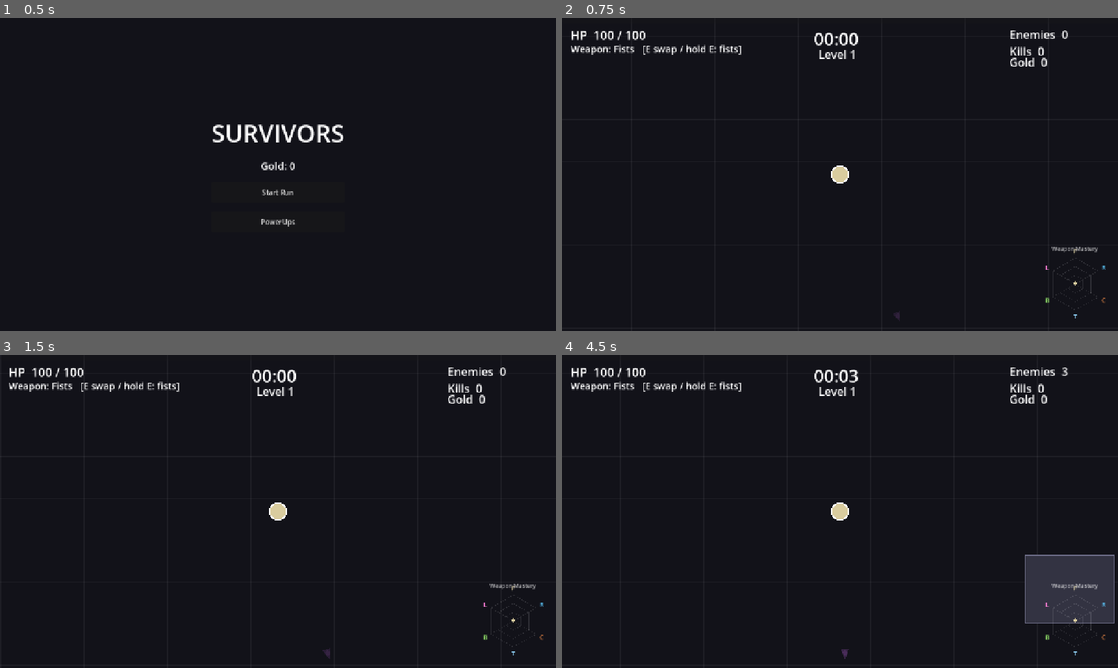
Above: before the commit, frames 1-4 (two rows, left to right).
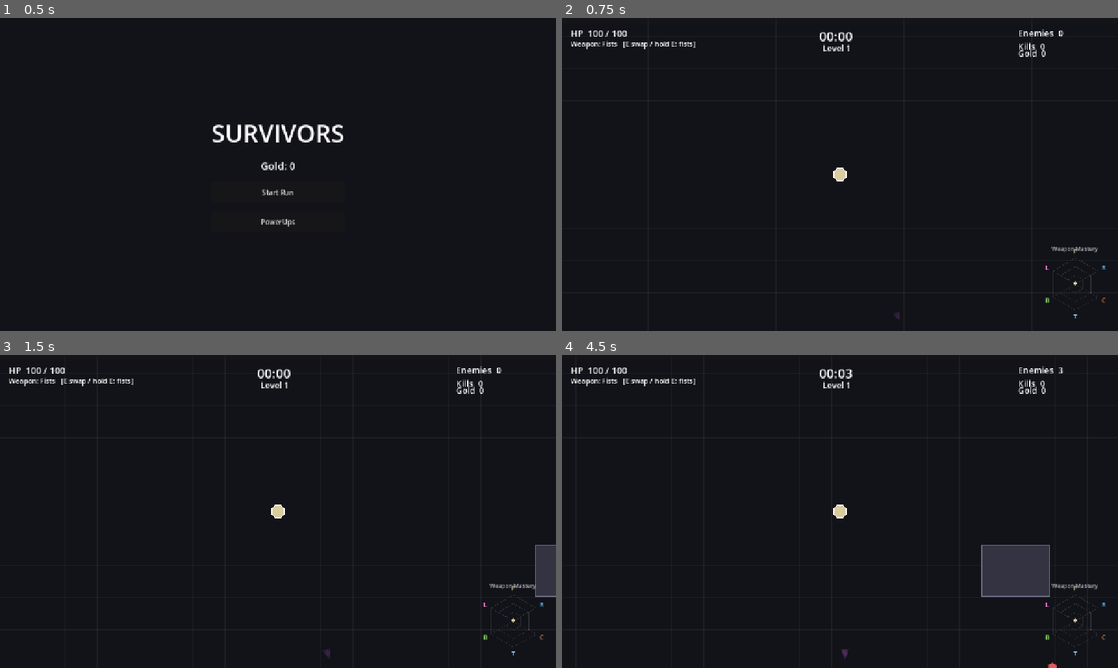
Above: after the commit, the same moments.

Repository: veighnsche/survivors-prototype
Game: Godot game, scene res://main_menu.tscn
The game is run twice, just before and just after one commit, with the same random seed, the same clock (stepped at 60 frames per second) and the same inputs.
Inputs:
- Up to frame 1 (0.5 s): no input
- Up to frame 2 (0.75 s): click "Start Run" at 0.5 s
- Up to frame 3 (1.5 s): tap Enter at 1.25 s; hold D from 1.28 s (still down); tap 1 at 1.35 s
- Up to frame 4 (4.5 s): release D at 2.03 s; hold S 2.03-2.78 s; tap 2 at 2.1 s; hold D 2.78-3.53 s; tap 3 at 2.85 s; hold W 3.53-4.28 s; tap Q at 3.6 s; hold A from 4.28 s (still down); hold E from 4.28 s (still down)

Frame 1 is identical in both runs. In frame 2, 1.8% of the frame differs, in the area x 1-91%, y 3-53%; in frame 3, 2.5%; in frame 4, 6.3%, in the area x 1-100%, y 3-100%.

Commit message:
Dial scale back to a sane middle
Previous change overshot (maximized-stretch x zoom 1.5 x big fonts = huge).
Now: fixed 1500x844 resizable window (~1.17x base), camera zoom 1.15, HUD
fonts back near original. Roughly 1.2x original instead of ~2x.

Co-Authored-By: Claude Opus 4.8 <noreply@anthropic.com>

Diff:
--- a/project.godot
+++ b/project.godot
@@ -20,7 +20,8 @@
 
 window/size/viewport_width=1280
 window/size/viewport_height=720
-window/size/mode=2
+window/size/window_width_override=1500
+window/size/window_height_override=844
 window/size/resizable=true
 window/stretch/mode="canvas_items"
 window/stretch/aspect="expand"
--- a/scripts/config.gd
+++ b/scripts/config.gd
@@ -39,7 +39,7 @@
 var MELEE_KNOCKBACK := 0.0  # base; raised by the Heavy Blows card
 
 # --- Display ----------------------------------------------------------------
-var CAMERA_ZOOM := 1.5  # >1 zooms in so entities read at a normal size
+var CAMERA_ZOOM := 1.15  # >1 zooms in so entities read at a normal size
 
 # --- Player misc ------------------------------------------------------------
 var PICKUP_RADIUS := 72.0
--- a/scripts/hud.gd
+++ b/scripts/hud.gd
@@ -27,13 +27,13 @@
 	xp_bar.offset_bottom = 12.0
 	add_child(xp_bar)
 
-	time_label = _make_label(Vector2(580, 20), 40)
+	time_label = _make_label(Vector2(592, 20), 30)
 	time_label.text = "00:00"
-	level_label = _make_label(Vector2(590, 66), 26)
-	hp_label = _make_label(Vector2(20, 20), 28)
-	class_label = _make_label(Vector2(20, 56), 22)
-	info_label = _make_label(Vector2(1030, 20), 26)
-	gold_label = _make_label(Vector2(1030, 84), 26)
+	level_label = _make_label(Vector2(600, 56), 19)
+	hp_label = _make_label(Vector2(20, 20), 21)
+	class_label = _make_label(Vector2(20, 48), 16)
+	info_label = _make_label(Vector2(1050, 20), 20)
+	gold_label = _make_label(Vector2(1050, 68), 19)
 
 	death_overlay = ColorRect.new()
 	death_overlay.color = Color(0, 0, 0, 0.6)
@@ -45,7 +45,7 @@
 	death_label.set_anchors_preset(Control.PRESET_FULL_RECT)
 	death_label.horizontal_alignment = HORIZONTAL_ALIGNMENT_CENTER
 	death_label.vertical_alignment = VERTICAL_ALIGNMENT_CENTER
-	death_label.add_theme_font_size_override("font_size", 48)
+	death_label.add_theme_font_size_override("font_size", 40)
 	death_overlay.add_child(death_label)
 
 
